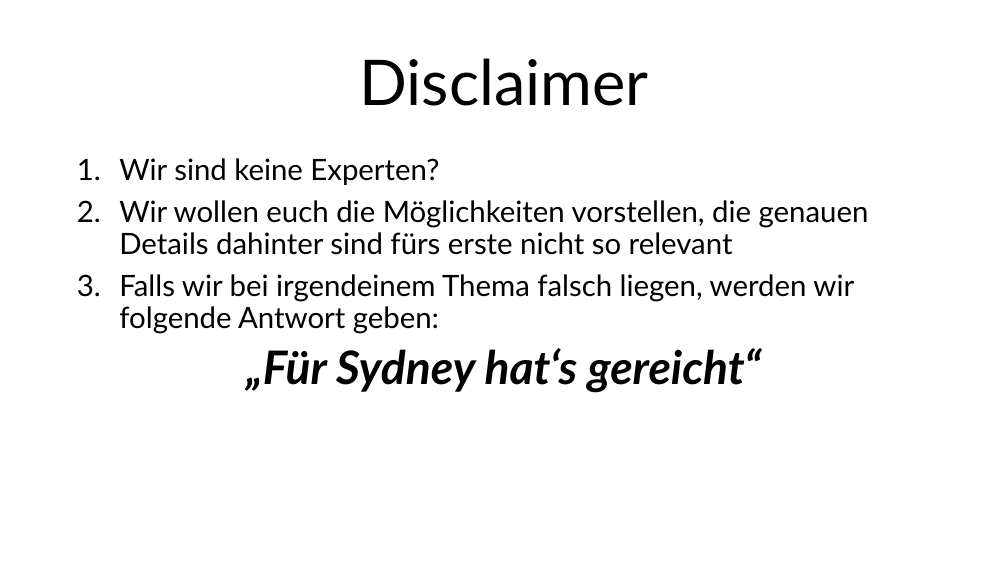
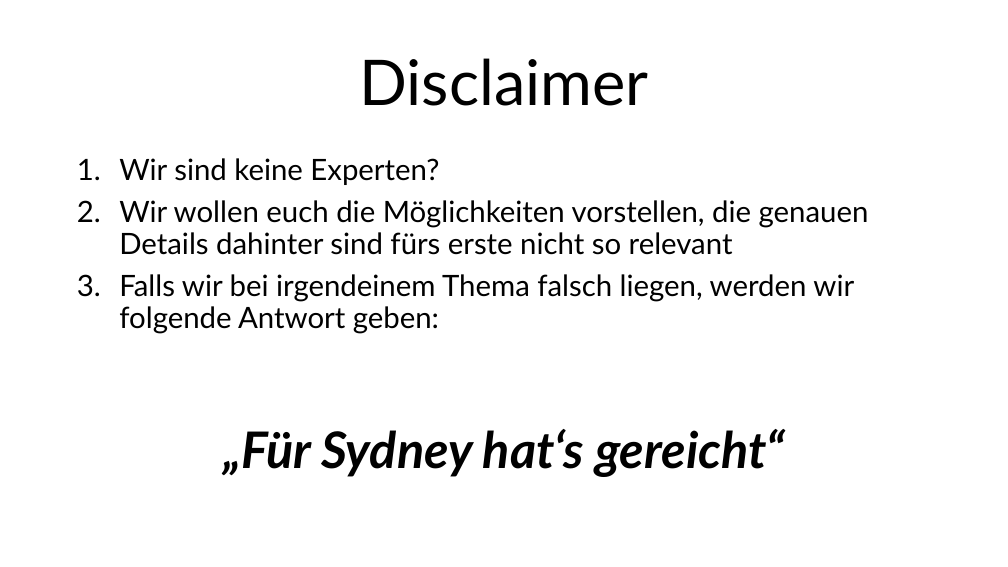
Before and after one commit to Mac-Lego-RMS/HoT_Meetup_2024, a slide deck: slide 5 of HoT-Meetup_2024_Pybricks.pptx. Drawn at 1008x567 pixels with LibreOffice and Linux fonts; fonts in the diff are those of the drawing. Boxes give left, top, right and bottom in pixels: in the first picture for what was removed or moved away, otherwise in the second. Text is boxed around its words. In the diff, an @@ line names an element or a change of style, - is before the commit and + after.

```diff
--- a/HoT-Meetup_2024_Pybricks.pptx
+++ b/HoT-Meetup_2024_Pybricks.pptx
@@ text at (x1=246, y1=348, x2=762, y2=393): paragraph removed @@
-„Für Sydney hat‘s gereicht“
@@ text added at (x1=223, y1=429, x2=785, y2=477), 48 pt, text #000000, bold, italic @@
+„Für Sydney hat‘s gereicht“
```
Also in this commit, not shown: 5 other slides changed.
